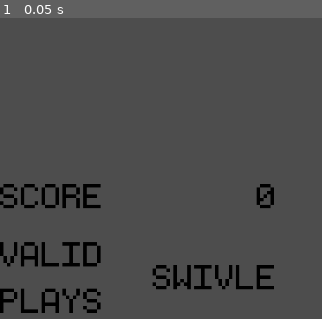
Above: before the commit, frame 1.
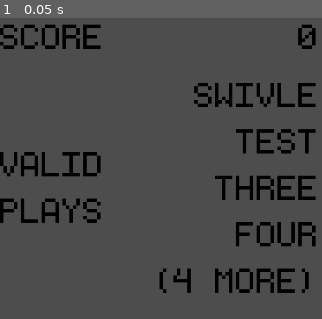
Above: after the commit, the same moment.

Repository: lohchness/Swivle
Game: Godot game, scene res://scenes/game_summary.tscn
Same seed, same stepped clock (60 frames per second), same inputs: the game is played once before the commit and once after it. This scene is started directly instead of the project's main scene.
Inputs:
- Up to frame 1 (0.05 s): no input

The runs differ from the first frame. In frame 1, 12% of the frame differs, in the area x 0-99%, y 1-99%.

Commit message:
refactor: gamesummary inherits twostateswitch instead of control

Diff:
--- a/scenes/game_summary.tscn
+++ b/scenes/game_summary.tscn
@@ -3,12 +3,15 @@
 [ext_resource type="FontFile" uid="uid://cdlnld13sd0o2" path="res://assets/monogram.ttf" id="1_i0gj5"]
 [ext_resource type="Script" uid="uid://b1u5d8bt2u03s" path="res://scripts/game_summary.gd" id="1_k0jbl"]
 
-[node name="CenterContainer" type="CenterContainer"]
-offset_top = 235.0
-offset_right = 150.0
-offset_bottom = 235.0
+[node name="GameSummary" type="Node2D"]
+script = ExtResource("1_k0jbl")
 
-[node name="GameSummary" type="GridContainer" parent="."]
+[node name="CenterContainer" type="CenterContainer" parent="."]
+offset_right = 400.0
+offset_bottom = 427.0
+mouse_filter = 2
+
+[node name="GridContainer" type="GridContainer" parent="CenterContainer"]
 layout_mode = 2
 size_flags_horizontal = 6
 size_flags_vertical = 6
@@ -16,16 +19,15 @@
 theme_override_constants/h_separation = 70
 theme_override_constants/v_separation = 20
 columns = 2
-script = ExtResource("1_k0jbl")
 
-[node name="ScoreLabel" type="Label" parent="GameSummary"]
+[node name="ScoreLabel" type="Label" parent="CenterContainer/GridContainer"]
 layout_mode = 2
 theme_override_colors/font_color = Color(0, 0, 0, 1)
 theme_override_fonts/font = ExtResource("1_i0gj5")
 theme_override_font_sizes/font_size = 80
 text = "SCORE"
 
-[node name="Score" type="Label" parent="GameSummary"]
+[node name="Score" type="Label" parent="CenterContainer/GridContainer"]
 layout_mode = 2
 theme_override_colors/font_color = Color(0, 0, 0, 1)
 theme_override_fonts/font = ExtResource("1_i0gj5")
@@ -33,7 +35,7 @@
 text = "0"
 horizontal_alignment = 2
 
-[node name="WordLabel" type="Label" parent="GameSummary"]
+[node name="WordLabel" type="Label" parent="CenterContainer/GridContainer"]
 layout_mode = 2
 theme_override_colors/font_color = Color(0, 0, 0, 1)
 theme_override_fonts/font = ExtResource("1_i0gj5")
@@ -41,11 +43,15 @@
 text = "VALID
 PLAYS"
 
-[node name="Word" type="Label" parent="GameSummary"]
+[node name="Words" type="Label" parent="CenterContainer/GridContainer"]
 layout_mode = 2
 theme_override_colors/font_color = Color(0, 0, 0, 1)
 theme_override_fonts/font = ExtResource("1_i0gj5")
 theme_override_font_sizes/font_size = 80
-text = "SWIVLE"
+text = "SWIVLE
+TEST
+THREE
+FOUR
+(4 MORE)"
 horizontal_alignment = 2
 uppercase = true
--- a/scripts/game_summary.gd
+++ b/scripts/game_summary.gd
@@ -1,14 +1,15 @@
 class_name GameSummary
-extends GridContainer
+extends TwoStateSwitch
 
 ## This class is meant to be contained in its own GameOver scene,
 ## separate from the Game scene. It pulls stats from GlobalContext
 ## to display in the labels.
 
-@onready var score: Label = $Score
-@onready var word: Label = $Word
+@onready var score: Label = $CenterContainer/GridContainer/Score
+@onready var words: Label = $CenterContainer/GridContainer/Words
 
 
 func _ready() -> void:
+	super()
 	score.text = str(Globals.score)
-	word.text = Globals.word
+	#words.text = Globals.word
